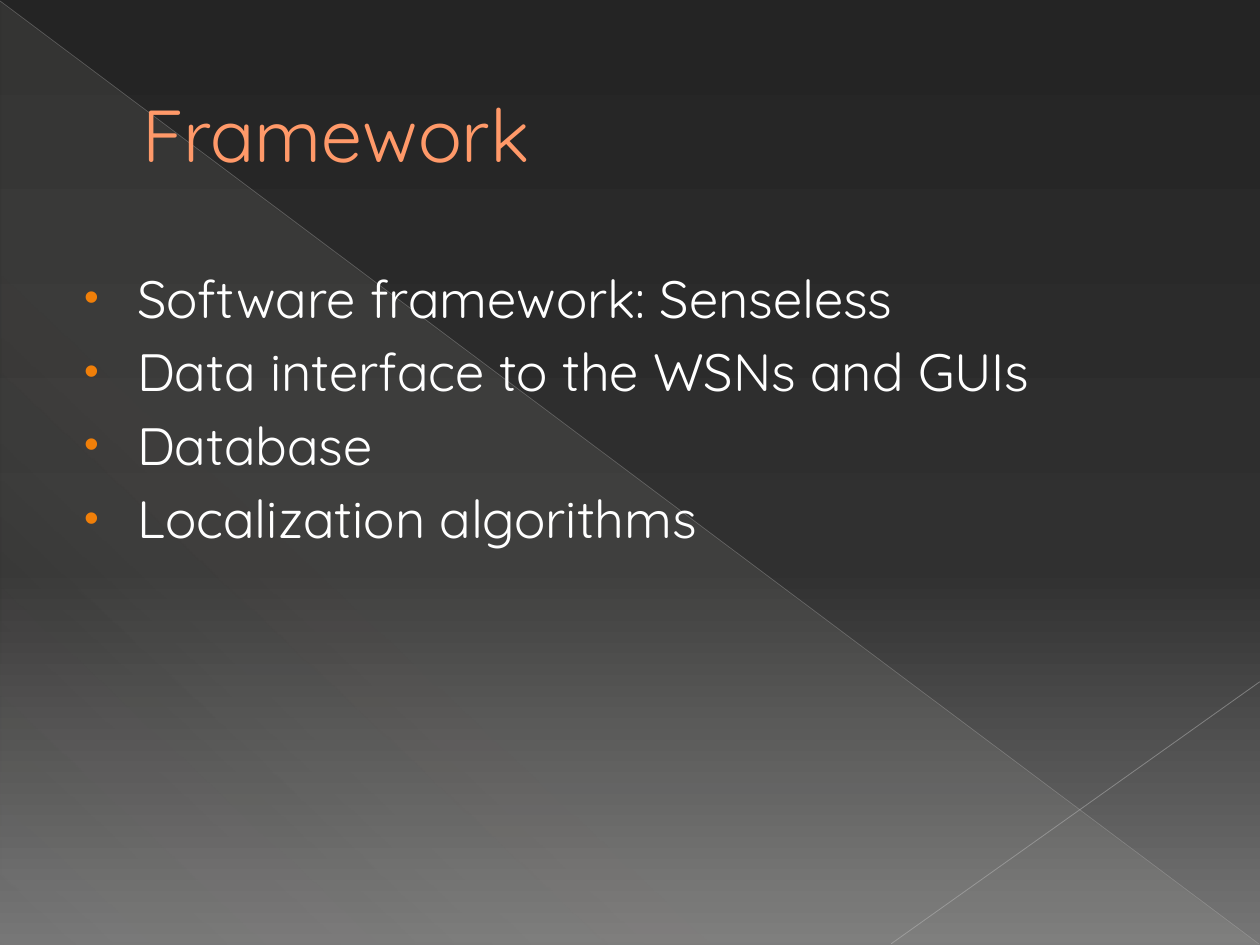
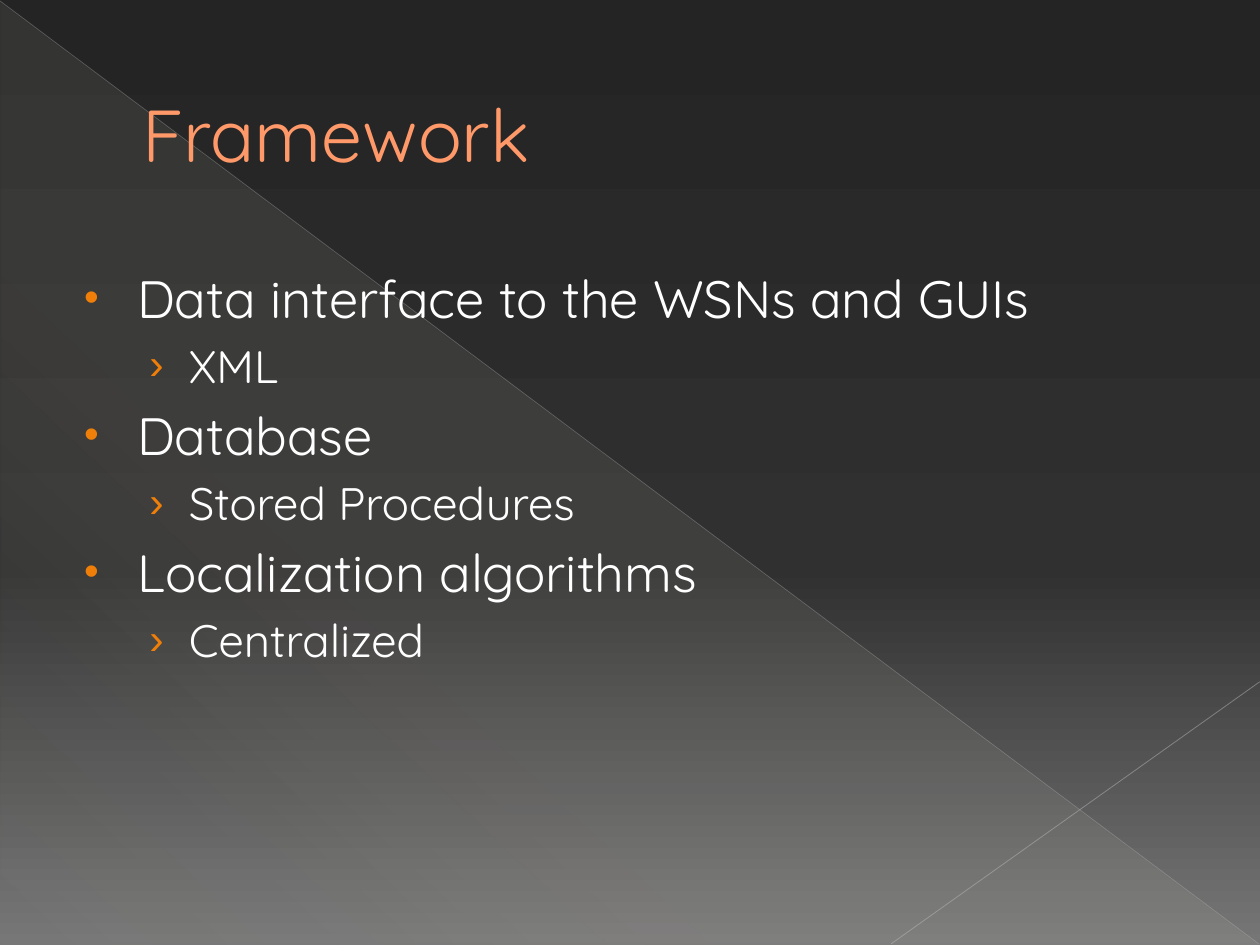
Before and after one commit to michelecorrea3/wsnlocalizationscala, a slide deck: slide 31 of Resources/WSN localization with Senseless framework.pptx. Drawn at 1260x945 pixels with LibreOffice and Linux fonts; fonts in the diff are those of the drawing. Boxes give left, top, right and bottom in pixels: in the first picture for what was removed or moved away, otherwise in the second. Text is boxed around its words. In the diff, an @@ line names an element or a change of style, - is before the commit and + after.

```diff
--- a/Resources/WSN localization with Senseless framework.pptx
+++ b/Resources/WSN localization with Senseless framework.pptx
@@ text at <box>137,278,893,332</box>: paragraph removed @@
-• Software framework: Senseless
@@ text at <box>189,351,278,383</box>: paragraph added @@
+  › XML
@@ text at <box>189,486,574,521</box>: paragraph added @@
+  › Stored Procedures
@@ text at <box>189,623,424,658</box>: paragraph added @@
+  › Centralized
```
Also in this commit, not shown: 4 other slides changed, 3 slides added, 1 slide removed.
